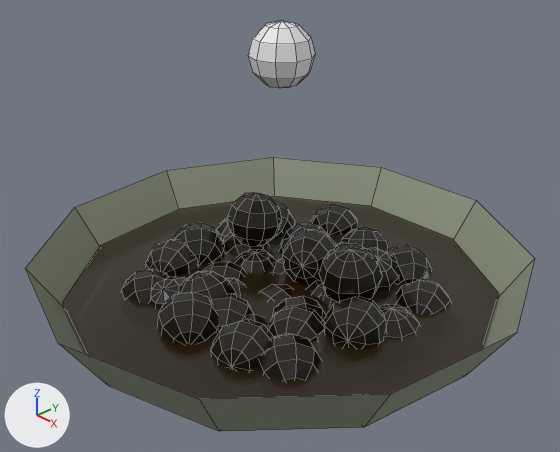
Renders of the Blender file Assets/Scenes/main assets/boba1.blend from each side of a commit.
Both versions are drawn from a camera (50 mm lens) standing at (0.1877, -0.1773, 0.1387) and looking at (0.0042, -0.0047, 0.0157). The lights are fixed; the arrows at lower left show +X, +Y and +Z. Mesh edges are drawn as thin lines.

Script lines for the objects in view, before the commit:
```python
mat_material = principled_material('Material')
mat_material.base_color = (0.255, 0.284, 0.201)  # grey #8a917c
me_cylinder_001 = bpy.data.meshes.new('Cylinder.001')
me_cylinder_001.from_pydata(...)  # 66 vertices, 67 faces; spans x -2.14..2.14, y -2.08..2.16, z -0.1..0.83
me_cylinder_001.materials.append(mat_material)  # grey #8a917c
me_cylinder_002 = bpy.data.meshes.new('Cylinder.002')
me_cylinder_002.from_pydata([(0.0, 1.82, 0.45), (0.98, 1.53, 0.45), (1.66, 0.76, 0.45), (1.8, -0.26, 0.45), (1.38, -1.19, 0.45), (0.51, -1.75, 0.45), (-0.51, -1.75, 0.45), (-1.38, -1.19, 0.45), (-1.8, -0.26, 0.45), (-1.66, 0.76, 0.45), (-0.98, 1.53, 0.45)], [], [(10, 9, 8, 7, 6, 5, 4, 3, 2, 1, 0)])
me_cylinder_002.materials.append(mat_material_003)  # black #2b1e0c
me_sphere = bpy.data.meshes.new('Sphere')
me_sphere.from_pydata(...)  # a UV sphere (10 segments, 6 rings, poles along z) spanning x -0.95..0.95, y -1.0..1.0, z -1.0..1.0
ob_bobabase = bpy.data.objects.new('BobaBase', me_sphere)
ob_bobabase.location = (0.0, 0.0, 0.0762)
ob_bobabase.scale = (0.0113, 0.0113, 0.0113)
ob_bobasoup = bpy.data.objects.new('BobaSoup', me_cylinder_002)
ob_bobasoup.location = (0.0, 0.0, 0.009)
ob_bobasoup.scale = (-0.0447, -0.0447, -0.0447)
ob_toppingbowl = bpy.data.objects.new('ToppingBowl', me_cylinder_001)
ob_toppingbowl.location = (0.0, 0.0, 0.0)
ob_toppingbowl.scale = (-0.0427, -0.0427, -0.0427)
# also in view: 'Boba.016' at (0.0447, 0.0294, -0.0155); 'Boba.023' at (0.001, 0.0467, -0.0155); 'Boba.008' at (0.0261, -0.0174, -0.0155); 'Boba.003' at (-0.0288, 0.012, 0.0014); 'Boba.006' at (-0.0211, 0.052, -0.0139)
```
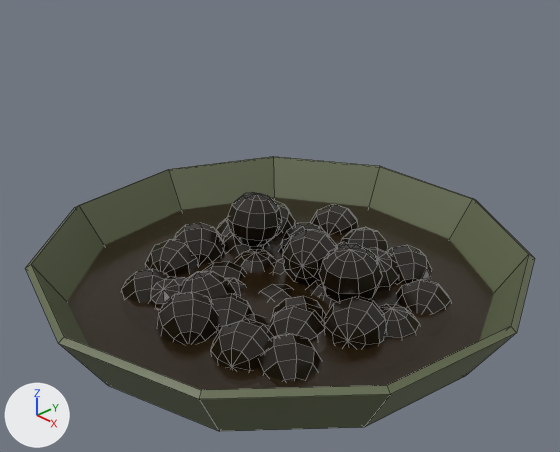
Commit message: fixed topping bowls + added cup toppings

Location of each change, (x1, y1, x2, y2) in pixels of the pictures (560 x 452 px):
'ToppingBowl', recoloured, modifiers changed: before (26, 157, 534, 431); after (26, 156, 534, 431)
'BobaBase', deleted: before (248, 21, 315, 88)

The change in detail:
Material 'Material' (mat_material) changes colour from grey #8a917c to dark green #61694c; in linear values from (0.255, 0.284, 0.201) to (0.12, 0.141, 0.0728).
Object 'ToppingBowl' (ob_toppingbowl) gains a SOLIDIFY modifier named 'Solidify'.
Modifier setting: thickness = 0.06.
Object 'BobaBase' (ob_bobabase) is deleted.
